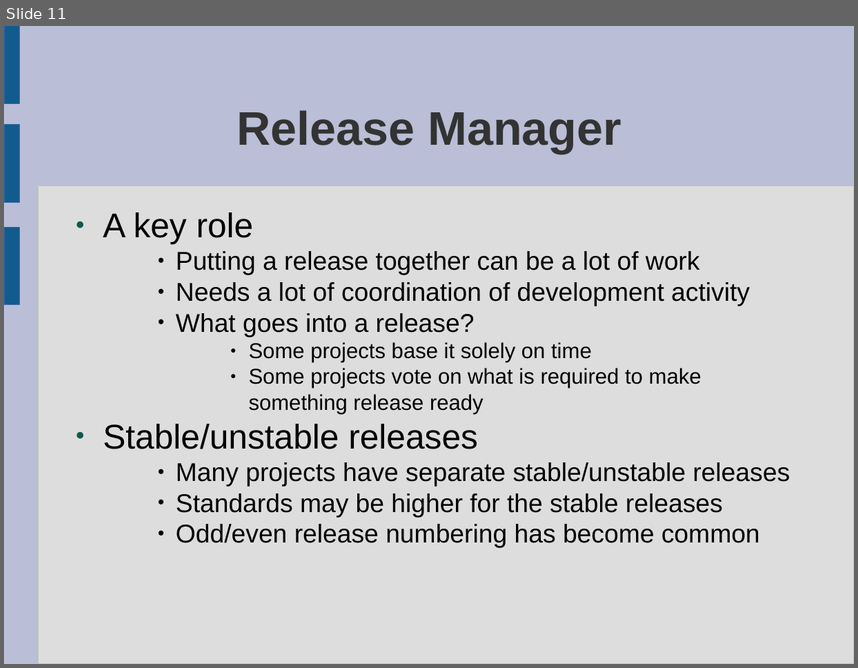
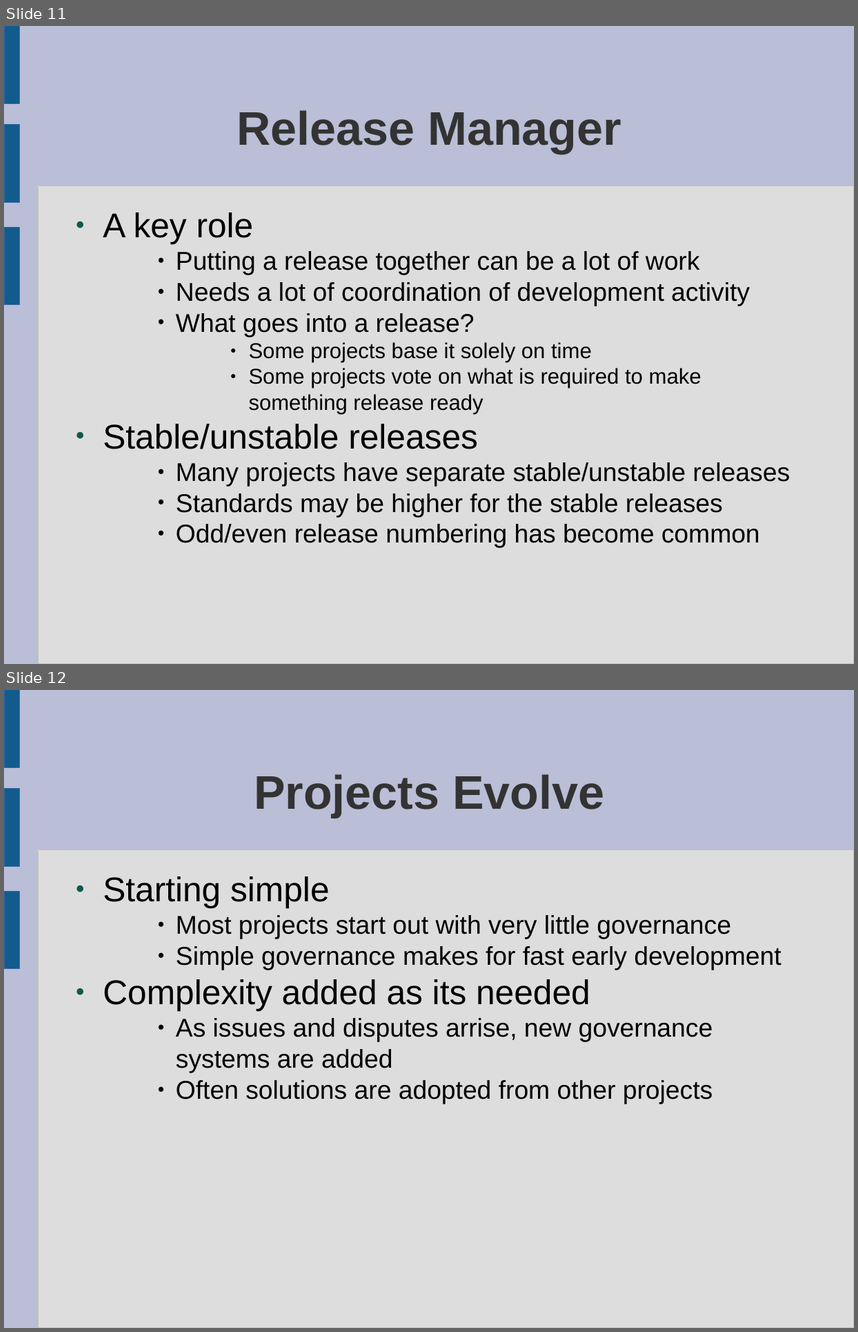
Before and after one commit to laurencesmart/comp8440, a slide deck: lectures/project_governance.odp. Shown one above the other, each under a label of ours: slide 11 before the commit, slides 11 and 12 after it. The pictures are 858x668 and 858x1332 pixels, drawn with LibreOffice and Linux fonts; fonts in the diff are those of the drawing. Boxes give left, top, right and bottom in pixels: in the first picture for what was removed or moved away, otherwise in the second. Text is boxed around its words. In the diff, an @@ line names an element or a change of style, - is before the commit and + after.

```diff
--- a/lectures/project_governance.odp
+++ b/lectures/project_governance.odp
@@ slide 12 added at [4, 690, 854, 1328], background #BABED6; not listed: 4 template elements that a slide beside it also shows @@
@@ title added at [254, 774, 604, 818], 44 pt, text #333333, bold @@
+Projects Evolve
@@ text added at [103, 876, 781, 1103], 24 pt, text #000000 @@
+● Starting simple
+    ● Most projects start out with very little governance
+    ● Simple governance makes for fast early development
+● Complexity added as its needed
+    ● As issues and disputes arrise, new governance systems are added
+    ● Often solutions are adopted from other projects
```
Also in this commit, not shown: 5 other files.
